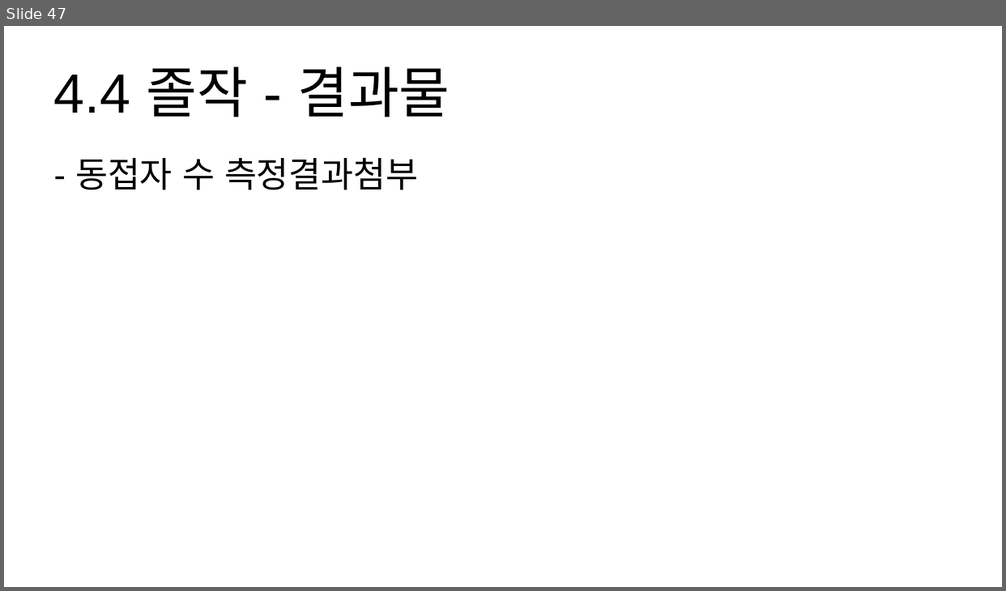
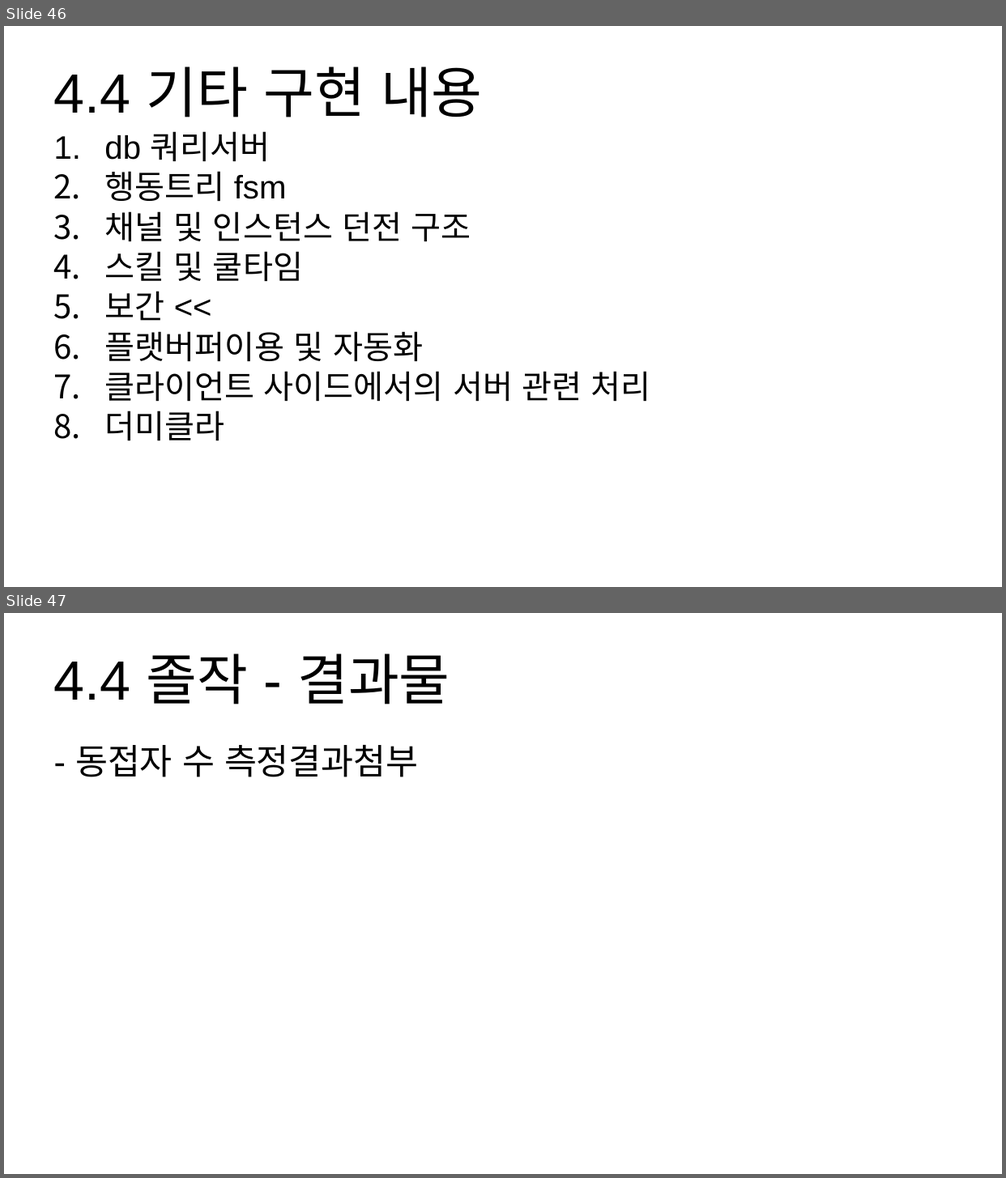
Before and after one commit to hypernagox/FYP_Evergreen, a slide deck: 포트폴리오/서버_최재혁/포트폴리오.pptx. Shown one above the other, each under a label of ours: slide 47 before the commit, slides 46 and 47 after it. The pictures are 1006x591 and 1006x1178 pixels, drawn with LibreOffice and Linux fonts; fonts in the diff are those of the drawing. Boxes give left, top, right and bottom in pixels: in the first picture for what was removed or moved away, otherwise in the second. Text is boxed around its words. In the diff, an @@ line names an element or a change of style, - is before the commit and + after.

```diff
--- a/포트폴리오/서버_최재혁/포트폴리오.pptx
+++ b/포트폴리오/서버_최재혁/포트폴리오.pptx
@@ slide 46 added at (x1=4, y1=26, x2=1002, y2=587), background #FFFFFF @@
@@ title added at (x1=54, y1=66, x2=483, y2=118), 44 pt, text #000000 @@
+4.4 기타 구현 내용
@@ text added at (x1=104, y1=131, x2=651, y2=442), 25.9 pt, text #000000 @@
+1. db 쿼리서버
+2. 행동트리 fsm
+3. 채널 및 인스턴스 던전 구조
+4. 스킬 및 쿨타임
+5. 보간 <<
+6. 플랫버퍼이용 및 자동화
+7. 클라이언트 사이드에서의 서버 관련 처리
+8. 더미클라
```
Also in this commit, not shown: 5 slides changed, 1 other slide added, 2 slides removed.
